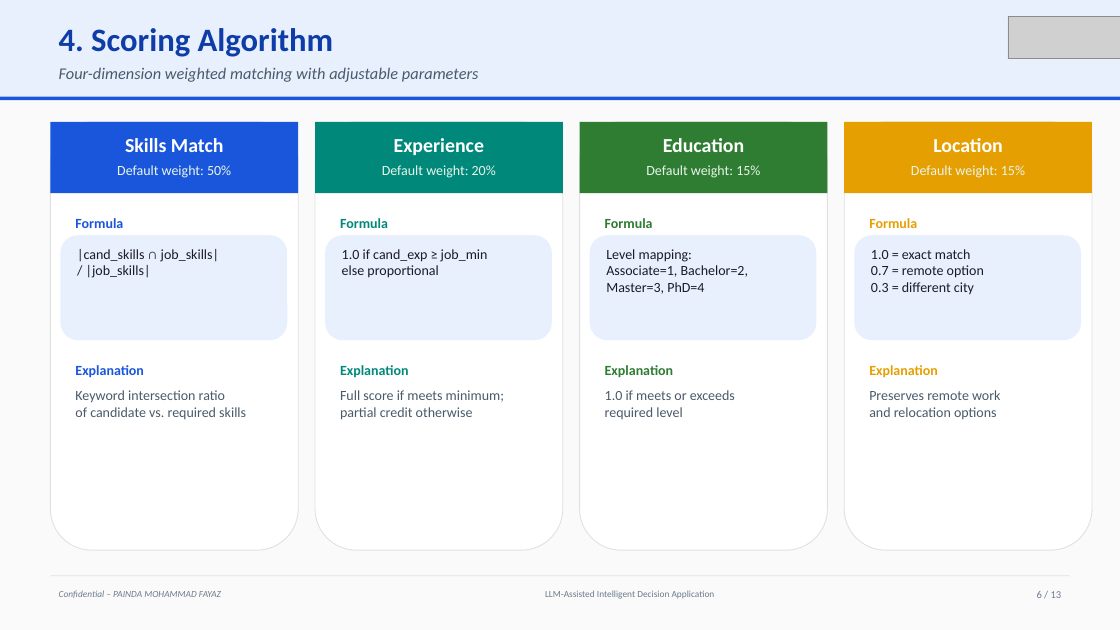
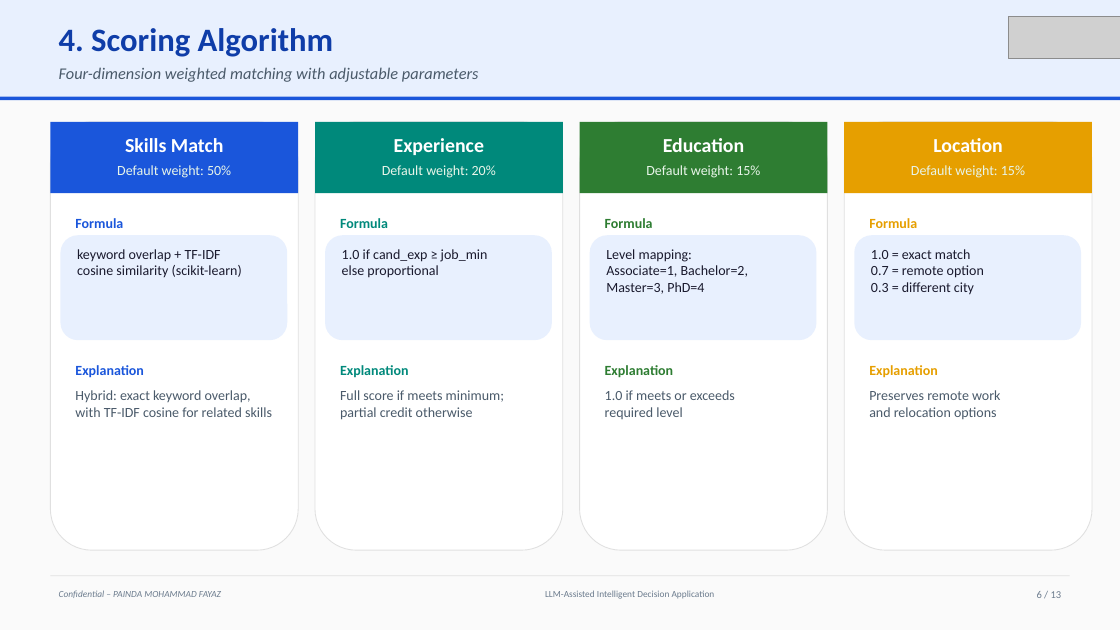
Before and after one commit to fayazpainda/job-matching, a slide deck: slide 6 of Final_Project_Presentation.pptx. Drawn at 1120x630 pixels with LibreOffice and Linux fonts; fonts in the diff are those of the drawing; grey boxes stand for pictures. Boxes give left, top, right and bottom in pixels: in the first picture for what was removed or moved away, otherwise in the second. Text is boxed around its words. In the diff, an @@ line names an element or a change of style, - is before the commit and + after.

Commit message:
Fix stale slide stats and surface scikit-learn usage
- Correct dataset numbers to 1,070 jobs / 153 candidates (was 77/26)
- Describe skills match as hybrid keyword + TF-IDF cosine (scikit-learn)
- Update limitations to reflect synthetic dataset and term-level matching
- Regenerate Final_Project_Presentation.pptx

```diff
--- a/Final_Project_Presentation.pptx
+++ b/Final_Project_Presentation.pptx
@@ text at (x1=77, y1=249, x2=242, y2=277): text changed @@
-|cand_skills ∩ job_skills|
-/ |job_skills|
+keyword overlap + TF-IDF
+cosine similarity (scikit-learn)
@@ text at (x1=75, y1=390, x2=272, y2=417): text changed @@
-Keyword intersection ratio
-of candidate vs. required skills
+Hybrid: exact keyword overlap,
+with TF-IDF cosine for related skills
```
Also in this commit, not shown: 6 other slides changed, 1 other file.
